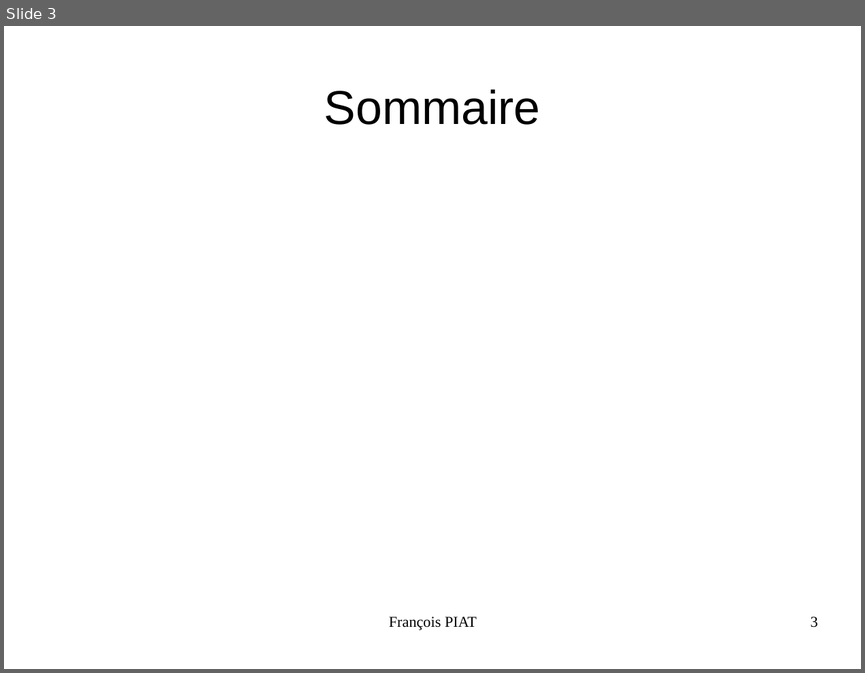
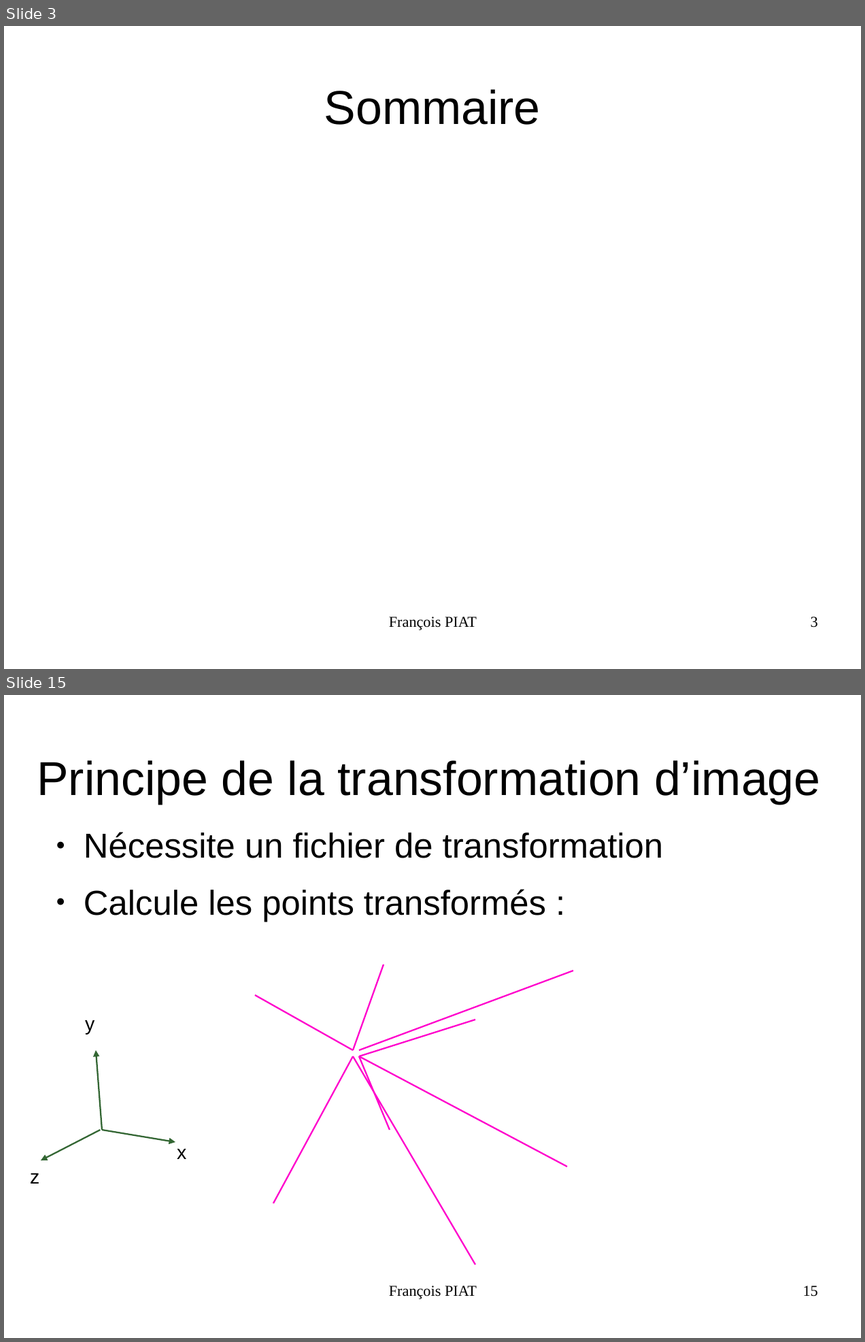
Before and after one commit to piatf/Report-2016-interniship-BioMedIA, a slide deck: presentation.odp. Shown one above the other, each under a label of ours: slide 3 before the commit, slides 3 and 15 after it; the slides between them are not shown. The pictures are 865x673 and 865x1342 pixels, drawn with LibreOffice and Linux fonts; fonts in the diff are those of the drawing. Boxes give left, top, right and bottom in pixels: in the first picture for what was removed or moved away, otherwise in the second. Text is boxed around its words. In the diff, an @@ line names an element or a change of style, - is before the commit and + after.

Commit message:
Adds some slides for gaussian blurring and transform-image

```diff
--- a/presentation.odp
+++ b/presentation.odp
@@ slide 15 added at box(4, 695, 861, 1338), background #FFFFFF @@
@@ title added at box(37, 760, 820, 804), 44 pt, text #000000 @@
+Principe de la transformation d’image
@@ text added at box(84, 832, 664, 921), 32 pt, text #000000 @@
+● Nécessite un fichier de transformation
+● Calcule les points transformés :
@@ line added from (383, 964) to (353, 1051), #FF00CC 1.42 pt @@
@@ line added from (360, 1051) to (573, 970), #FF00CC 1.42 pt @@
@@ line added from (255, 995) to (353, 1051), #FF00CC 1.42 pt @@
@@ text added at box(85, 1020, 94, 1034), 18 pt, text #000000 @@
+y
@@ line added from (360, 1057) to (475, 1019), #FF00CC 1.42 pt @@
@@ arrow added from (102, 1130) to (96, 1051), #336633 1.42 pt @@
@@ line added from (353, 1057) to (273, 1204), #FF00CC 1.42 pt @@
@@ line added from (353, 1057) to (475, 1264), #FF00CC 1.42 pt @@
@@ line added from (360, 1057) to (567, 1166), #FF00CC 1.42 pt @@
@@ line added from (360, 1057) to (390, 1130), #FF00CC 1.42 pt @@
@@ arrow added from (101, 1130) to (41, 1160), #336633 1.42 pt @@
@@ arrow added from (102, 1130) to (175, 1142), #336633 1.42 pt @@
@@ text added at box(177, 1149, 186, 1159), 18 pt, text #000000 @@
+x
@@ text added at box(30, 1173, 39, 1183), 18 pt, text #000000 @@
+z
@@ text added at box(389, 1285, 477, 1299), 14 pt, text #000000 @@
+François PIAT
@@ page number added at box(803, 1285, 818, 1296), 14 pt, text #000000 @@
+15
```
Also in this commit, not shown: 4 slides changed, 12 other slides added.
